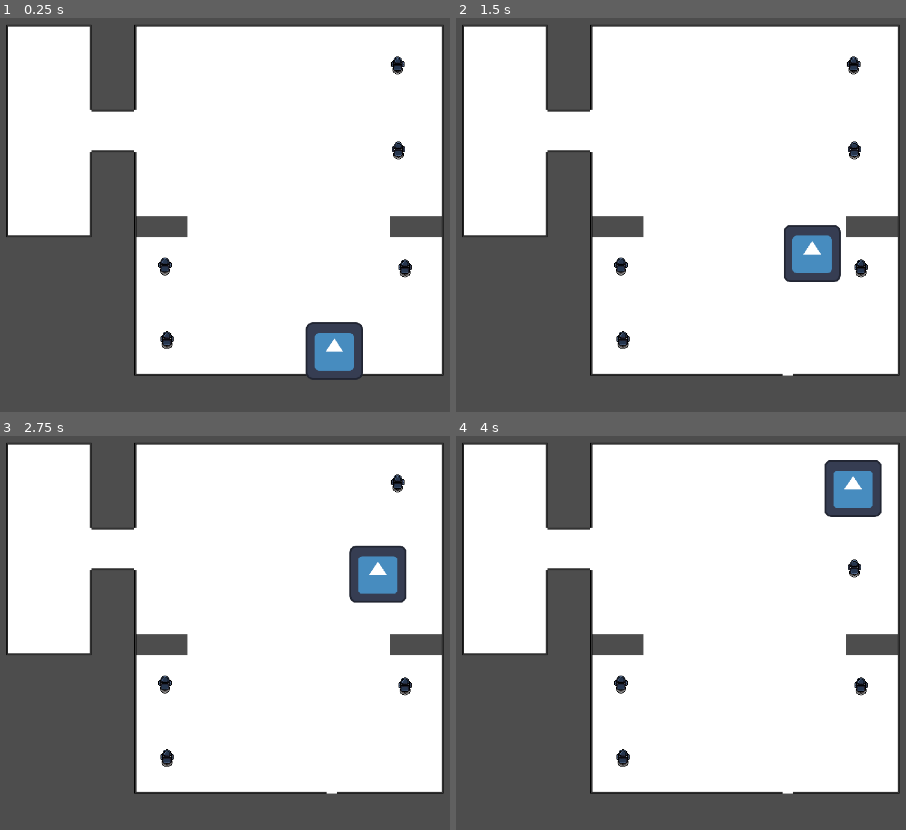
Above: before the commit, frames 1-4 (two rows, left to right).
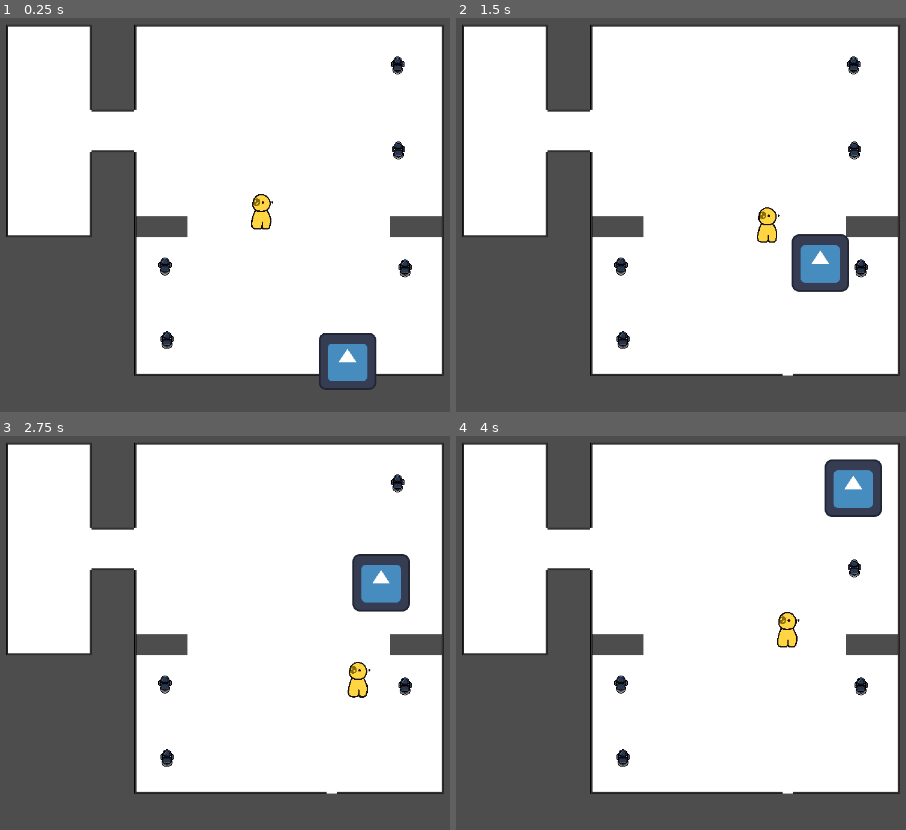
Above: after the commit, the same moments.

Repository: b0nnyy/BarberGame2D
Game: Godot game, scene res://Levels/d_level_salon_01.tscn
The game is run twice, just before and just after one commit, with the same random seed, the same clock (stepped at 60 frames per second) and the same inputs. This scene is started directly instead of the project's main scene. The engine's default icon, where the game draws it, is replaced by a stand-in: a white triangle on a blue panel in a dark square.
Inputs:
- Up to frame 1 (0.25 s): no input
- Up to frame 2 (1.5 s): hold D (right) 0.53-1.28 s; hold S (down) from 1.28 s (still down)
- Up to frame 3 (2.75 s): release S (down) at 2.03 s; hold D (right) from 2.03 s (still down)
- Up to frame 4 (4 s): release D (right) at 2.78 s; hold W (up) 2.78-3.53 s; hold A (left) from 3.53 s (still down)

The runs differ from the first frame. In frame 1, 2.3% of the frame differs, in the area x 55-84%, y 44-95%; in frame 2, 2.2%; in frame 3, 1.9%; in frame 4, 0.5%.

Commit message:
Update d_level_salon_01.tscn
dodanie postaci do poziomu z salonem

Diff:
--- a/Levels/d_level_salon_01.tscn
+++ b/Levels/d_level_salon_01.tscn
@@ -4,6 +4,7 @@
 [ext_resource type="Script" uid="uid://b2ehcdu1c5jfa" path="res://Levels/customer_spawn.gd" id="2_fe7wc"]
 [ext_resource type="PackedScene" uid="uid://dtvddgm3h4gnm" path="res://Levels/d_seat_station.tscn" id="2_glbnf"]
 [ext_resource type="PackedScene" uid="uid://lxtn7pg42wsy" path="res://Levels/d_customer.tscn" id="3_gqllm"]
+[ext_resource type="PackedScene" uid="uid://b1yca82k2guaq" path="res://Characters/player.tscn" id="5_ucvr3"]
 
 [sub_resource type="RectangleShape2D" id="RectangleShape2D_twtlm"]
 size = Vector2(656, 7)
@@ -45,6 +46,7 @@
 size = Vector2(14.90625, 132.79688)
 
 [node name="Level_Salon_01" type="Node2D" unique_id=298878717]
+position = Vector2(21, 16)
 
 [node name="Floor" type="TileMapLayer" parent="." unique_id=263642258]
 tile_map_data = PackedByteArray("AAAgADgAAAAKAAIAAAAgADkAAAAKAAMAAAAhADgAAAALAAIAAAAhADkAAAALAAMAAAAiADgAAAAKAAIAAAAiAD …(17728 unchanged characters)…
@@ -160,3 +162,6 @@
 [node name="Camera2D" type="Camera2D" parent="." unique_id=1035017340]
 position = Vector2(750, 681)
 zoom = Vector2(0.4, 0.4)
+
+[node name="Player" parent="." unique_id=1059542811 instance=ExtResource("5_ucvr3")]
+position = Vector2(702, 681)
